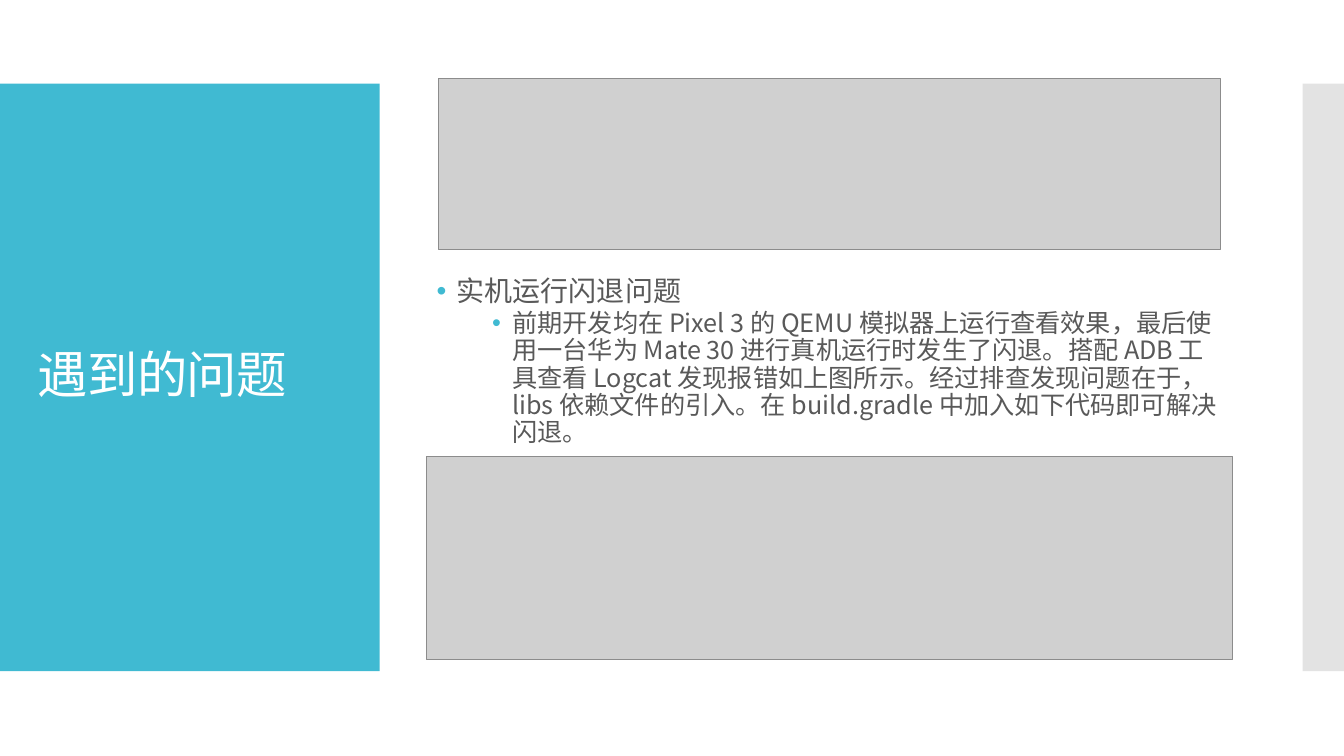
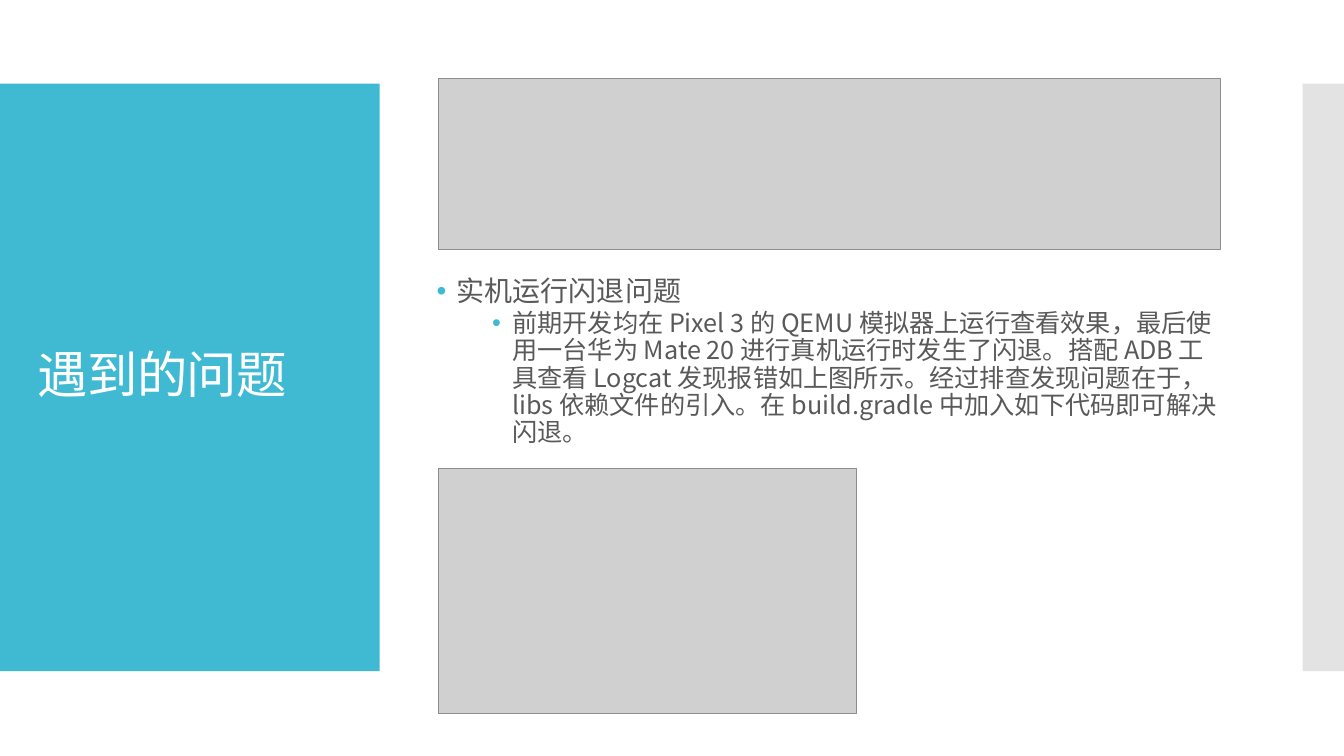
Before and after one commit to JmPotato/ikkott, a slide deck: slide 5 of Android 大作业 Keynote.pptx. Drawn at 1344x756 pixels with LibreOffice and Linux fonts; fonts in the diff are those of the drawing; grey boxes stand for pictures. Boxes give left, top, right and bottom in pixels: in the first picture for what was removed or moved away, otherwise in the second. Text is boxed around its words. In the diff, an @@ line names an element or a change of style, - is before the commit and + after.

```diff
--- a/Android 大作业 Keynote.pptx
+++ b/Android 大作业 Keynote.pptx
@@ text at [512,311,1216,443]: text changed @@
-  • 前期开发均在 Pixel 3 的 QEMU 模拟器上运行查看效果，最后使用一台华为 Mate 30 进行真机运行时发生了闪退。搭配 ADB 工具查看 Logcat 发现报错如上图所示。经过排查发现问题在于，libs 依赖文件的引入。在 build.gradle 中加入如下代码即可解决闪退。
+  • 前期开发均在 Pixel 3 的 QEMU 模拟器上运行查看效果，最后使用一台华为 Mate 20 进行真机运行时发生了闪退。搭配 ADB 工具查看 Logcat 发现报错如上图所示。经过排查发现问题在于，libs 依赖文件的引入。在 build.gradle 中加入如下代码即可解决闪退。
@@ picture removed at [426,457,1233,660] @@
@@ picture added at [439,469,856,714] @@
```
Also in this commit, not shown: 6 other files.
